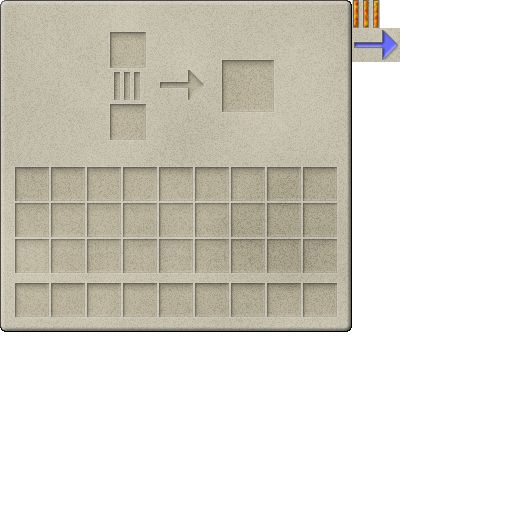
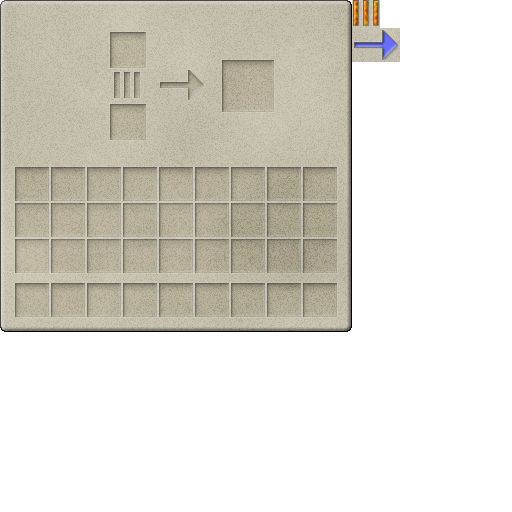
Layer changes from the first (512, 512) image to the second:
painted on "Flame" over [352, 3, 380, 28]
painted on "Flame slots" over [113, 95, 141, 100]
